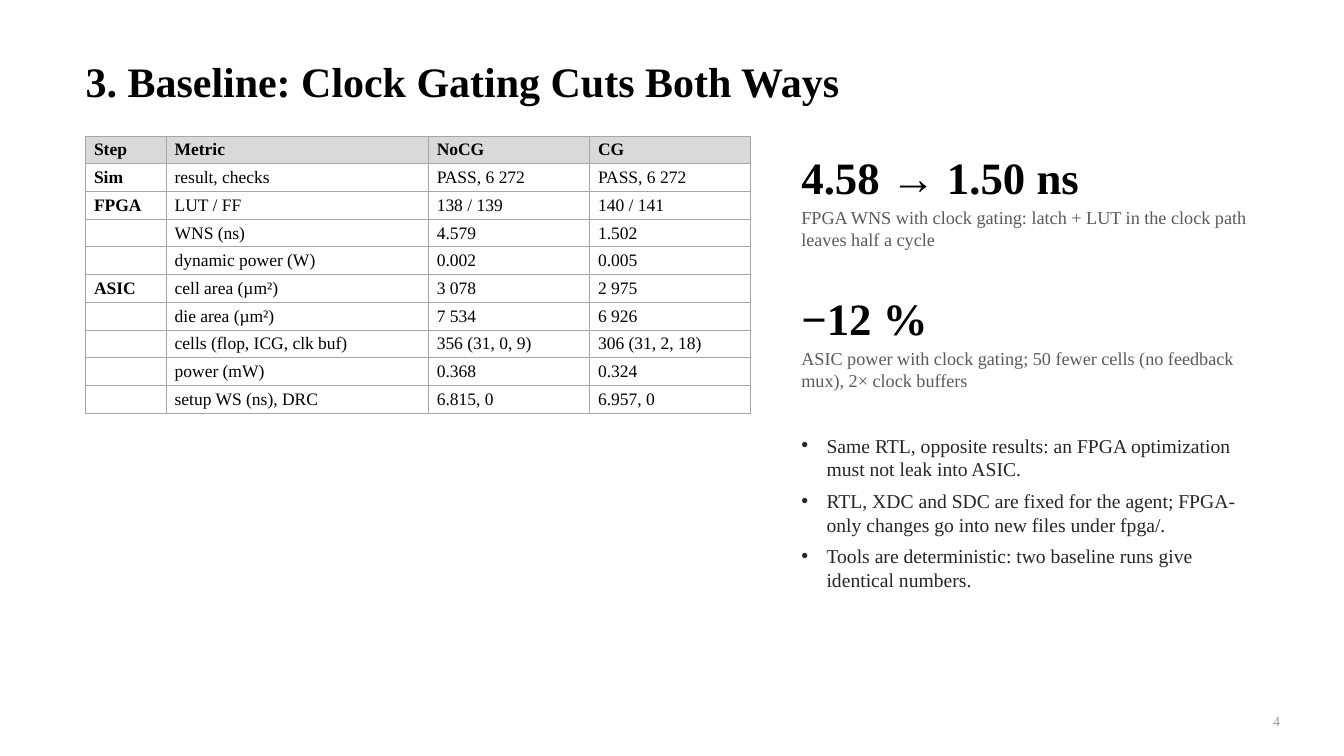
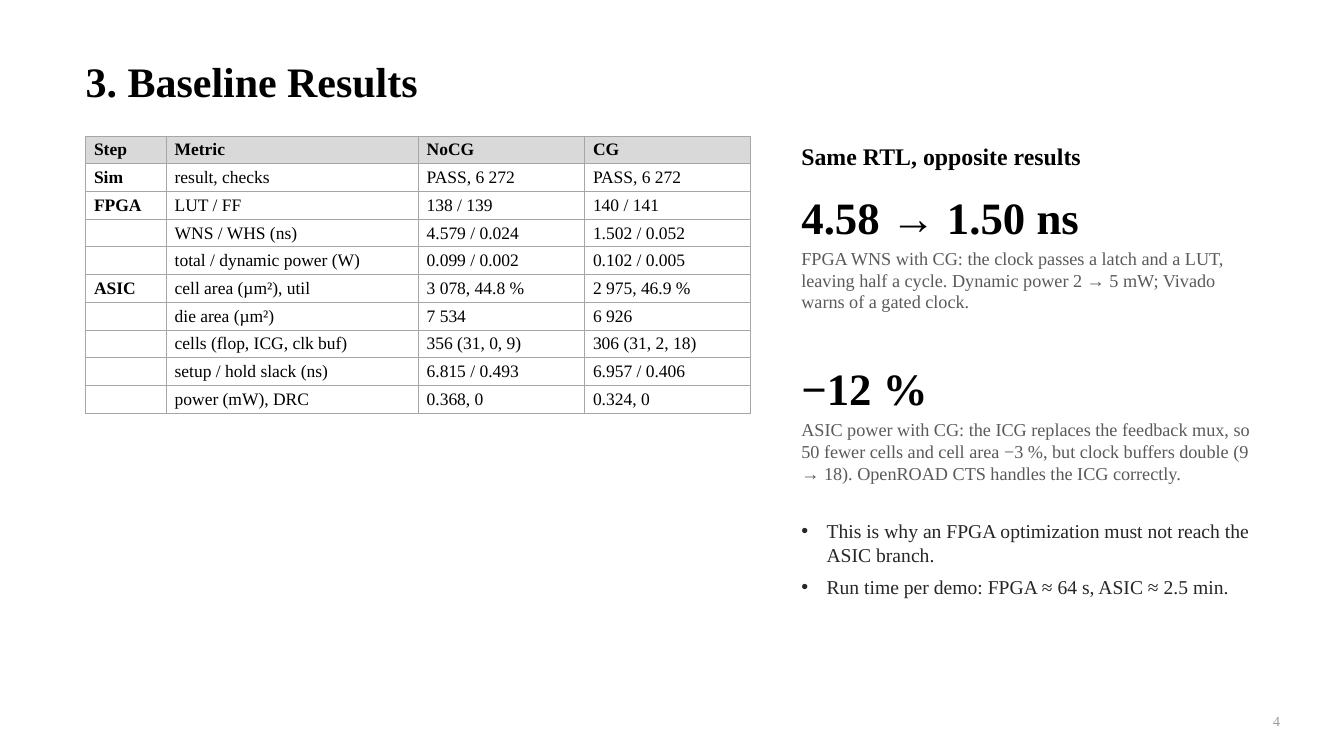
Before and after one commit to chipchip-tech/CHIA-workflow, a slide deck: slide 4 of projects/demo-alu/report/ProgressReport_22-11.pptx. Drawn at 1344x756 pixels with LibreOffice and Linux fonts; fonts in the diff are those of the drawing. Boxes give left, top, right and bottom in pixels: in the first picture for what was removed or moved away, otherwise in the second. Text is boxed around its words. In the diff, an @@ line names an element or a change of style, - is before the commit and + after.

```diff
--- a/projects/demo-alu/report/ProgressReport_22-11.pptx
+++ b/projects/demo-alu/report/ProgressReport_22-11.pptx
@@ text at (86, 68, 417, 98): text changed @@
-3. Baseline: Clock Gating Cuts Both Ways
+3. Baseline Results
@@ table at (86, 136, 751, 413) @@
-row 4:  | WNS (ns) | 4.579 | 1.502
+row 4:  | WNS / WHS (ns) | 4.579 / 0.024 | 1.502 / 0.052
-row 5:  | dynamic power (W) | 0.002 | 0.005
+row 5:  | total / dynamic power (W) | 0.099 / 0.002 | 0.102 / 0.005
-row 6: ASIC | cell area (µm²) | 3 078 | 2 975
+row 6: ASIC | cell area (µm²), util | 3 078, 44.8 % | 2 975, 46.9 %
-row 9:  | power (mW) | 0.368 | 0.324
+row 9:  | setup / hold slack (ns) | 6.815 / 0.493 | 6.957 / 0.406
-row 10:  | setup WS (ns), DRC | 6.815, 0 | 6.957, 0
+row 10:  | power (mW), DRC | 0.368, 0 | 0.324, 0
@@ text added at (801, 148, 1081, 170), 17 pt, text #000000, bold @@
+Same RTL, opposite results
@@ text "4.58 → 1.50 ns": place and size @@
-text "4.58 → 1.50 ns" at (801, 164, 1079, 195)
+text "4.58 → 1.50 ns" at (801, 204, 1079, 235)
@@ text at (801, 252, 1223, 312): text changed @@
-FPGA WNS with clock gating: latch + LUT in the clock path leaves half a cycle
+FPGA WNS with CG: the clock passes a latch and a LUT, leaving half a cycle. Dynamic power 2 → 5 mW; Vivado warns of a gated clock.
@@ text "−12 %": place and size @@
-text "−12 %" at (801, 305, 871, 335)
+text "−12 %" at (801, 375, 871, 405)
@@ text removed at (801, 352, 1234, 391) @@
-ASIC power with clock gating; 50 fewer cells (no feedback mux), 2× clock buffers
@@ text at (801, 423, 1250, 484): text changed; size 14 to 13 pt; text colour #262626 to #5A5A5A @@
-• Same RTL, opposite results: an FPGA optimization must not leak into ASIC.
-• RTL, XDC and SDC are fixed for the agent; FPGA-only changes go into new files under fpga/.
-• Tools are deterministic: two baseline runs give identical numbers.
+ASIC power with CG: the ICG replaces the feedback mux, so 50 fewer cells and cell area −3 %, but clock buffers double (9 → 18). OpenROAD CTS handles the ICG correctly.
@@ text added at (827, 524, 1249, 599), 14 pt, text #262626 @@
+• This is why an FPGA optimization must not reach the ASIC branch.
+• Run time per demo: FPGA ≈ 64 s, ASIC ≈ 2.5 min.
```
Also in this commit, not shown: 6 other slides changed, 3 other files.
